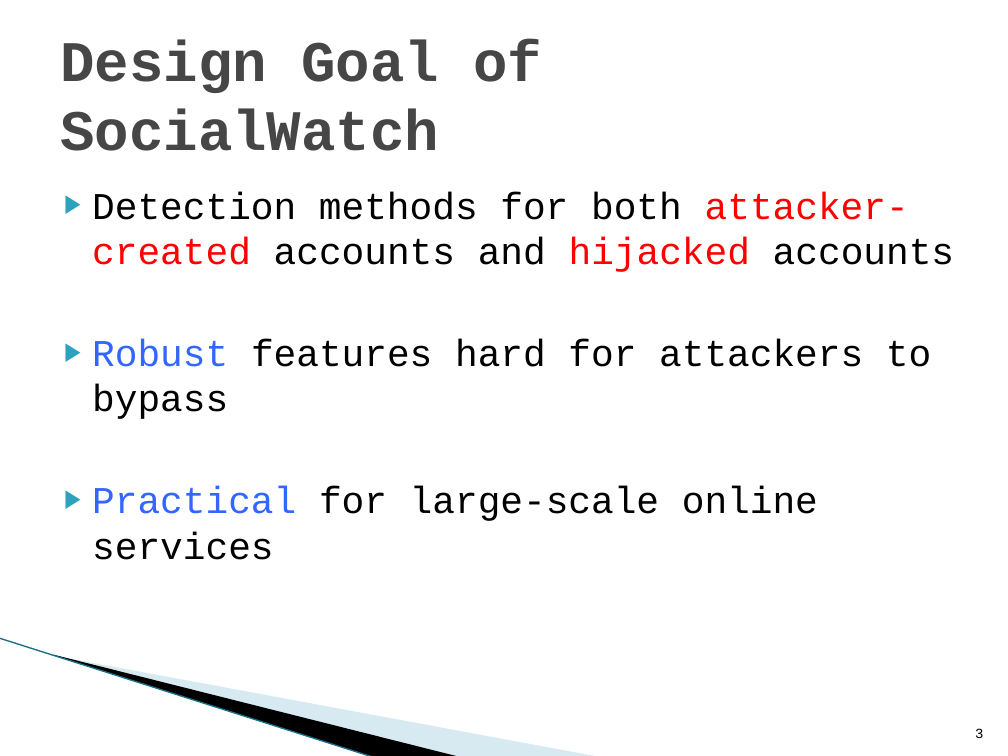
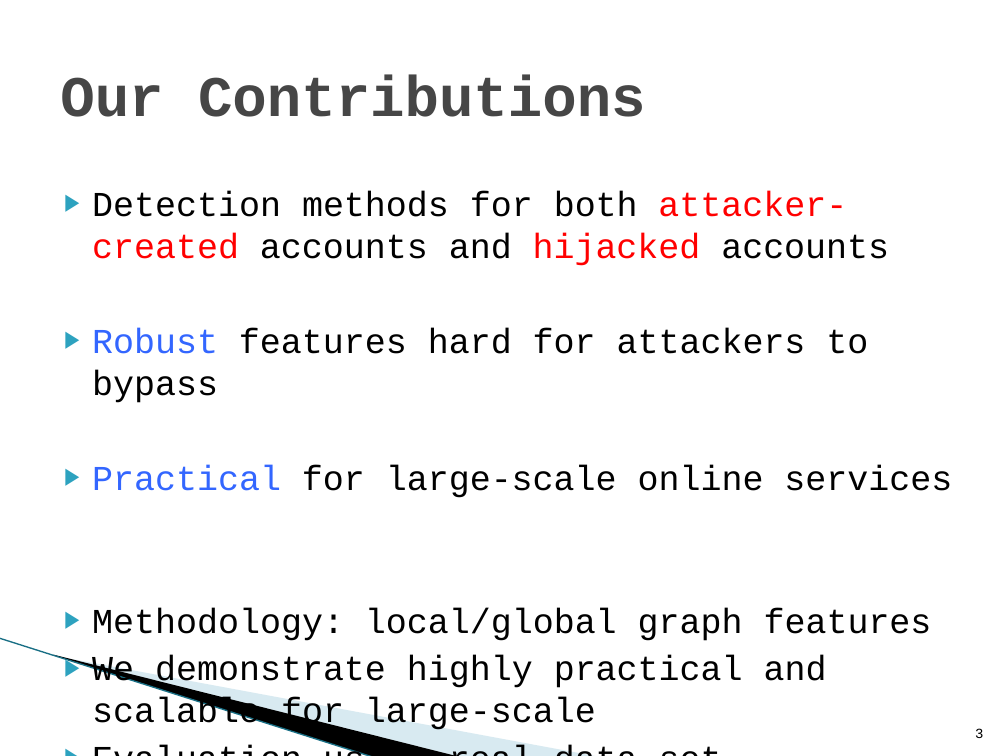
Before and after one commit to quietbamboo/homepage, a slide deck: slide 3 of slides/asiaccs_socialwatch.pptx. Drawn at 1008x756 pixels with LibreOffice and Linux fonts; fonts in the diff are those of the drawing; background and template pictures are left out. Boxes give left, top, right and bottom in pixels: in the first picture for what was removed or moved away, otherwise in the second. Text is boxed around its words. In the diff, an @@ line names an element or a change of style, - is before the commit and + after.

```diff
--- a/slides/asiaccs_socialwatch.pptx
+++ b/slides/asiaccs_socialwatch.pptx
@@ title at bbox=[60, 74, 646, 117]: text changed @@
-Design Goal of SocialWatch
+Our Contributions
@@ text at bbox=[92, 191, 952, 498]: size 27 to 25 pt in "Detection methods for both attacker-created accounts and ...", "Robust features hard for attackers to bypass", "Practical for large-scale online services" @@
@@ text at bbox=[92, 608, 932, 733]: paragraphs added @@
+▶ Methodology: local/global graph features
+▶ We demonstrate highly practical and scalable for large-scale
+▶ Evaluation using real data set
```
Also in this commit, not shown: 1 other slide changed.
